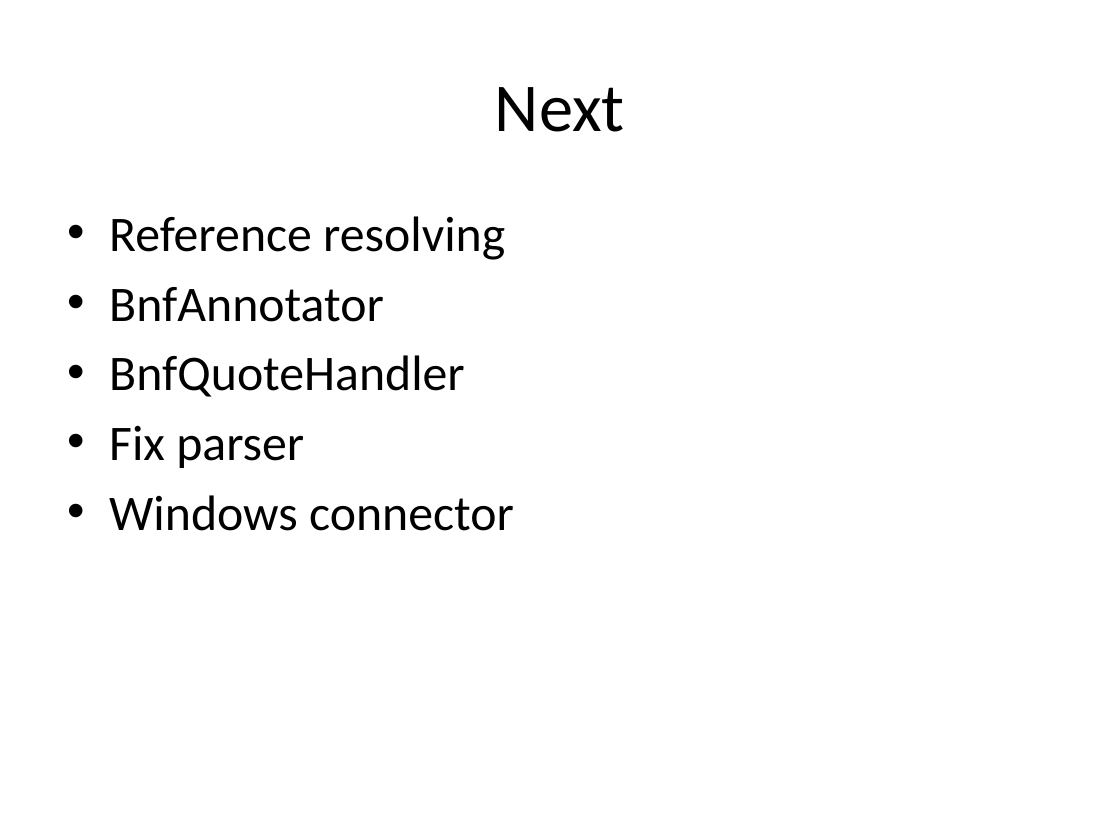
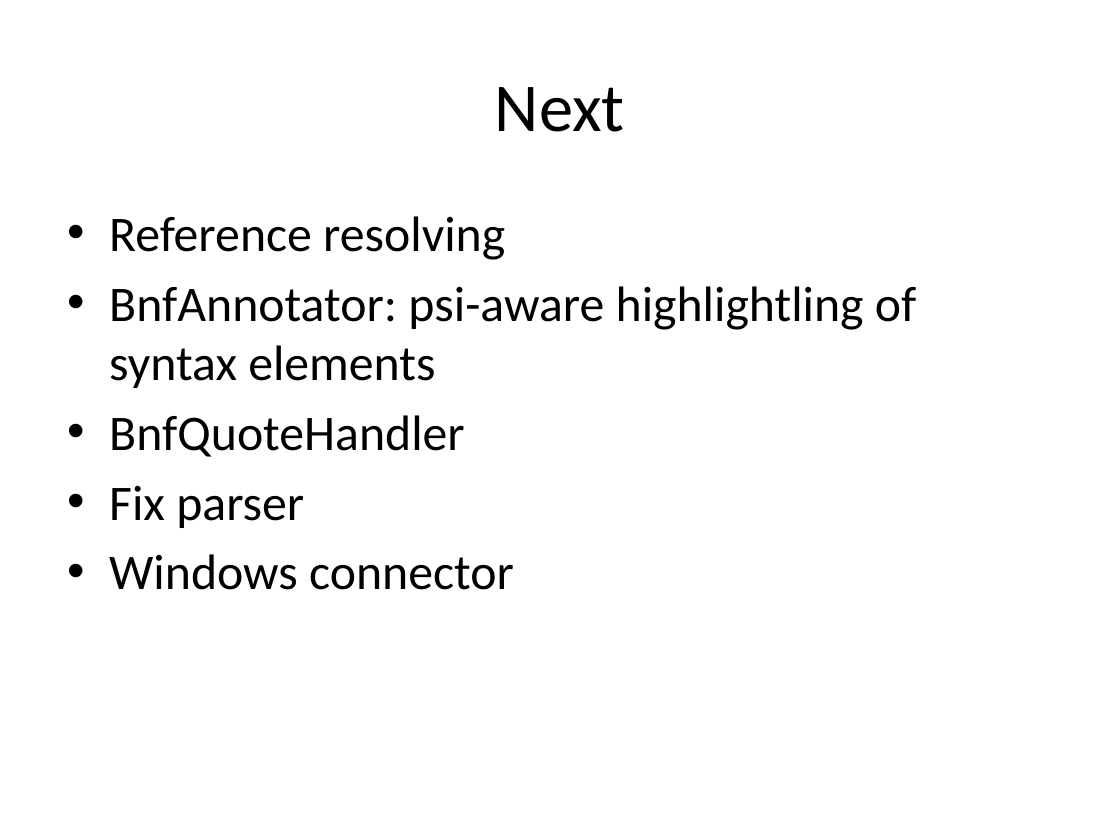
Before and after one commit to holgerbrandl/r4intellij, a slide deck: slide 4 of R4Intellij.pptx. Drawn at 1120x840 pixels with LibreOffice and Linux fonts; fonts in the diff are those of the drawing. Boxes give left, top, right and bottom in pixels: in the first picture for what was removed or moved away, otherwise in the second. Text is boxed around its words. In the diff, an @@ line names an element or a change of style, - is before the commit and + after.

```diff
--- a/R4Intellij.pptx
+++ b/R4Intellij.pptx
@@ text at [109, 286, 916, 388]: text changed @@
-• BnfAnnotator
+• BnfAnnotator: psi-aware highlightling of syntax elements
```
Also in this commit, not shown: 10 other files.
